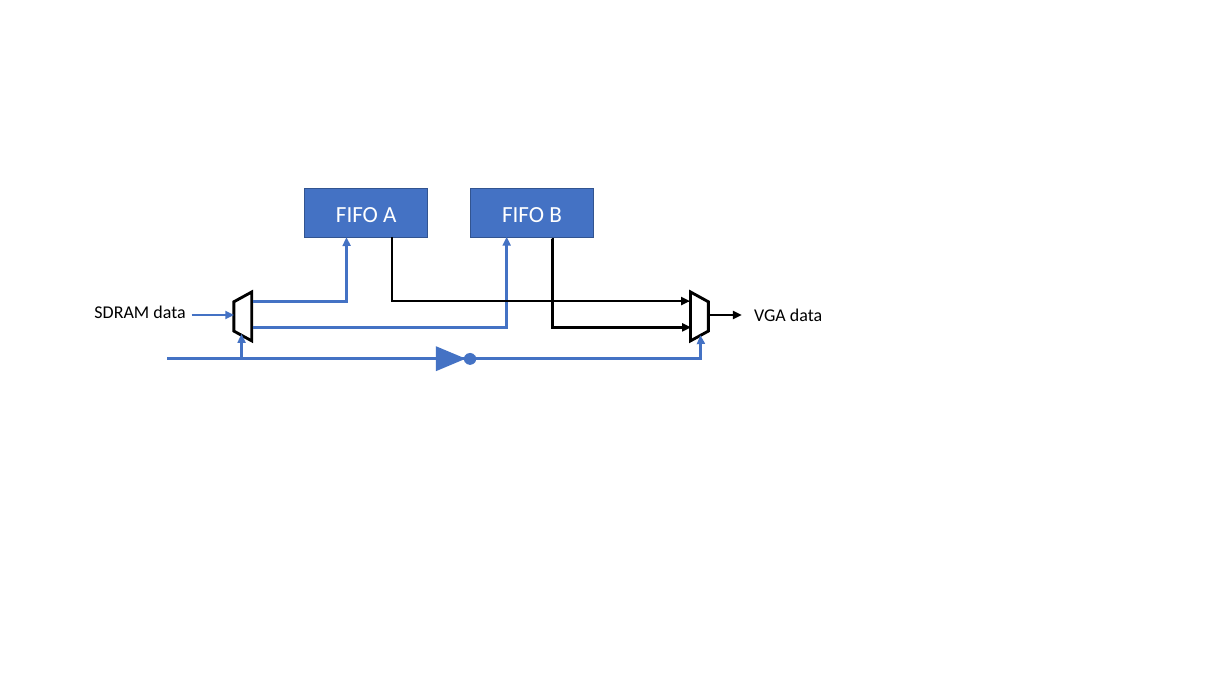
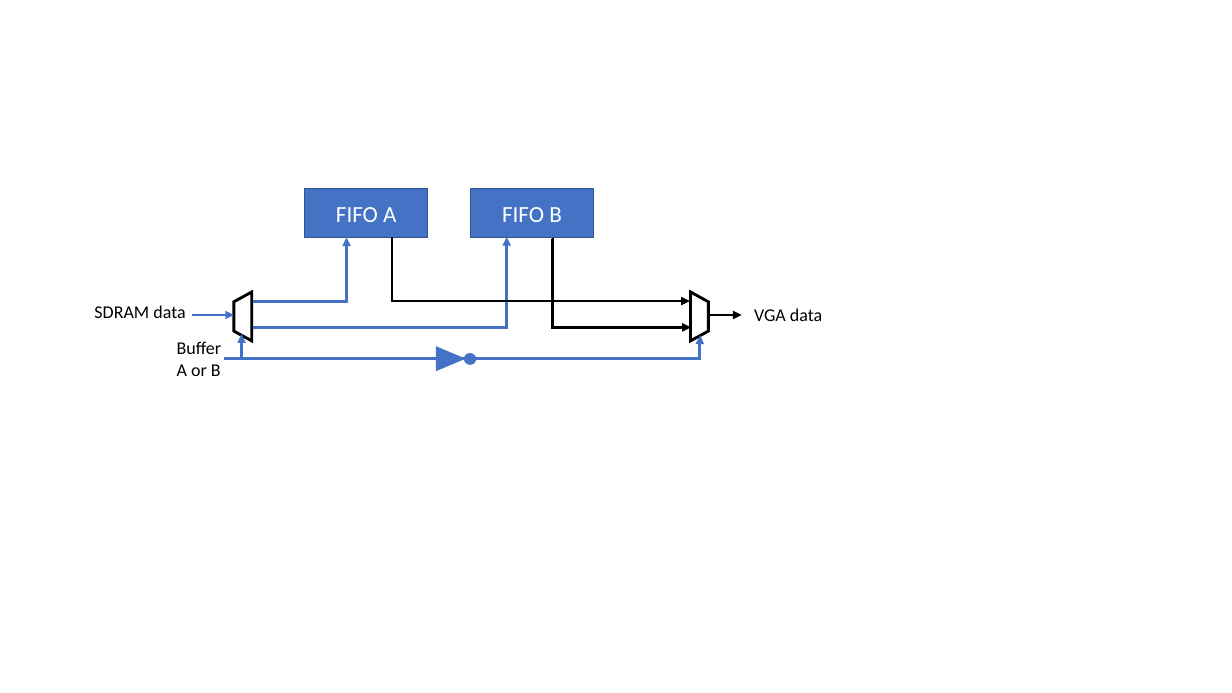
Before and after one commit to Chriss95De/Bachelors-Thesis-VHDL-Pattern-Detection, a slide deck: slide 20 of Dokumentation/Stand Oster/Grafiken.pptx (slide 19 before the commit). Drawn at 1232x693 pixels with LibreOffice and Linux fonts; fonts in the diff are those of the drawing. Boxes give left, top, right and bottom in pixels: in the first picture for what was removed or moved away, otherwise in the second. Text is boxed around its words. In the diff, an @@ line names an element or a change of style, - is before the commit and + after.

```diff
--- a/Dokumentation/Stand Oster/Grafiken.pptx
+++ b/Dokumentation/Stand Oster/Grafiken.pptx
@@ text added at <box>177,341,221,376</box>, 14 pt, text #000000 @@
+Buffer
+A or B
@@ elbow arrow moved from (167, 359) - (701, 335) to (225, 359) - (701, 335) @@
```
Also in this commit, not shown: 2 other slides changed, 4 slides added, 15 other files.
